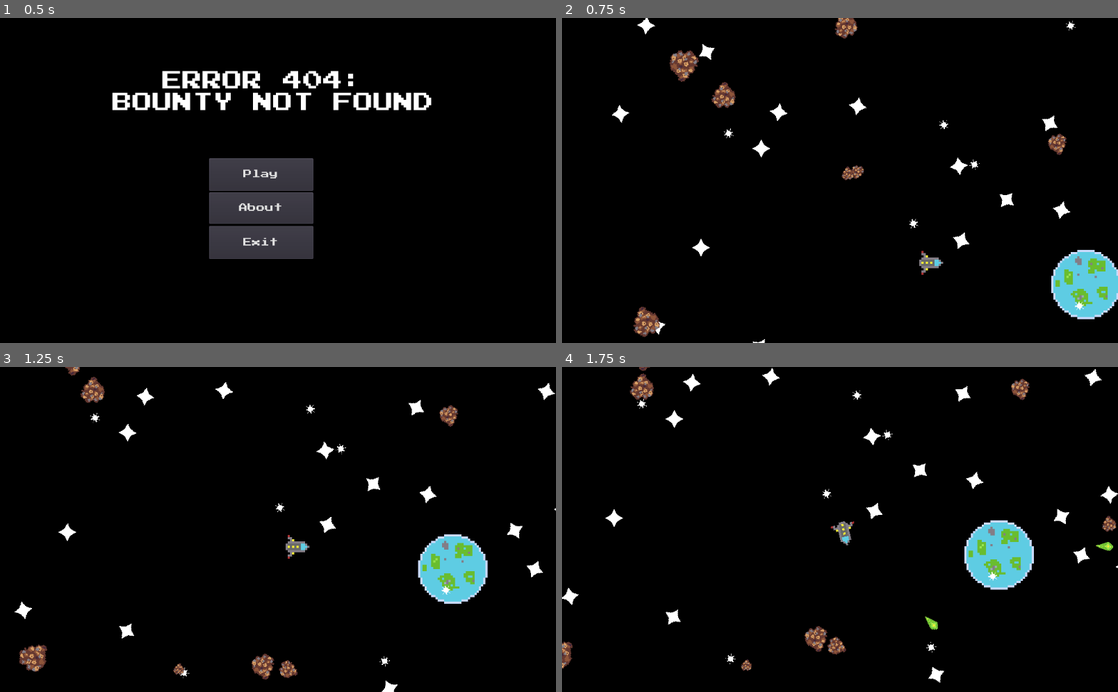
Above: before the commit, frames 1-4 (two rows, left to right).
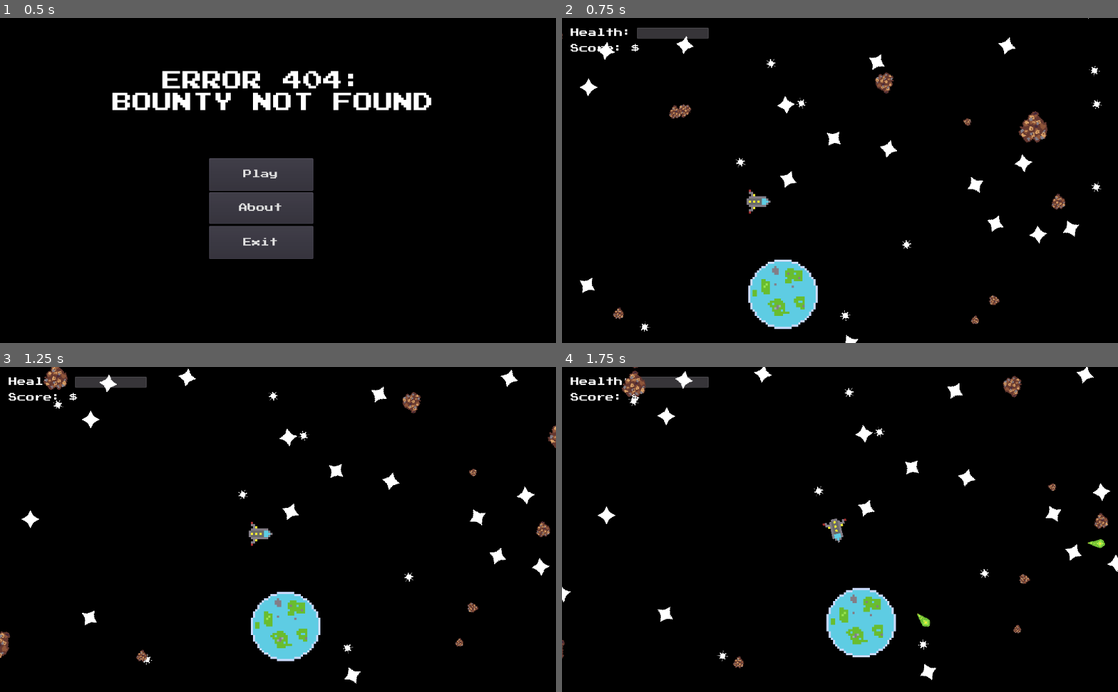
Above: after the commit, the same moments.

Repository: TechRunner2/404-Bounty-Not-Found
Game: Godot game, scene res://Scenes/Main Menu.tscn
The game is run twice, just before and just after one commit, with the same random seed, the same clock (stepped at 60 frames per second) and the same inputs.
Inputs:
- Up to frame 1 (0.5 s): no input
- Up to frame 2 (0.75 s): click "Play" at 0.5 s
- Up to frame 3 (1.25 s): no input
- Up to frame 4 (1.75 s): hold D (player_right) from 1.28 s (still down); hold Space (primary_fire) from 1.28 s (still down)

Frame 1 is identical in both runs. In frame 2, 9.7% of the frame differs, in the area x 0-100%, y 0-100%; in frame 3, 9.4%; in frame 4, 8.6%.

Commit message:
Added UI to Game Scene attacked to camera

Diff:
--- a/Scenes/Game.tscn
+++ b/Scenes/Game.tscn
@@ -11,6 +11,7 @@
 [ext_resource path="res://Assets/Scripts/Planets.gd" type="Script" id=9]
 [ext_resource path="res://Objects/Bounty.tscn" type="PackedScene" id=10]
 [ext_resource path="res://Objects/Planet.tscn" type="PackedScene" id=11]
+[ext_resource path="res://Scenes/GameUI.tscn" type="PackedScene" id=12]
 
 [node name="Game" type="Node2D"]
 position = Vector2( 0, 2.82843 )
@@ -37,14 +38,23 @@
 position = Vector2( 280, 254 )
 
 [node name="Camera" type="Camera2D" parent="."]
+position = Vector2( 531.779, 188.901 )
 current = true
 script = ExtResource( 8 )
+
+[node name="GameUI" parent="Camera" instance=ExtResource( 12 )]
+anchor_right = 0.0
+anchor_bottom = 0.0
+margin_left = -512.0
+margin_top = -300.0
+margin_right = 512.0
+margin_bottom = 300.0
 
 [node name="Bounty" parent="." instance=ExtResource( 10 )]
 position = Vector2( 896.696, 540.443 )
 
 [node name="Planet" parent="." instance=ExtResource( 11 )]
-position = Vector2( 565.77, 294.369 )
+position = Vector2( 326.073, 424.536 )
 [connection signal="death" from="Player" to="." method="_on_Player_death"]
 [connection signal="pos_update" from="Player" to="Bounty" method="_on_Player_pos_update"]
 [connection signal="pos_update" from="Player" to="Camera" method="_on_Player_pos_update"]
Not shown: 1 places in Scenes/Game.tscn that only renumber resources
